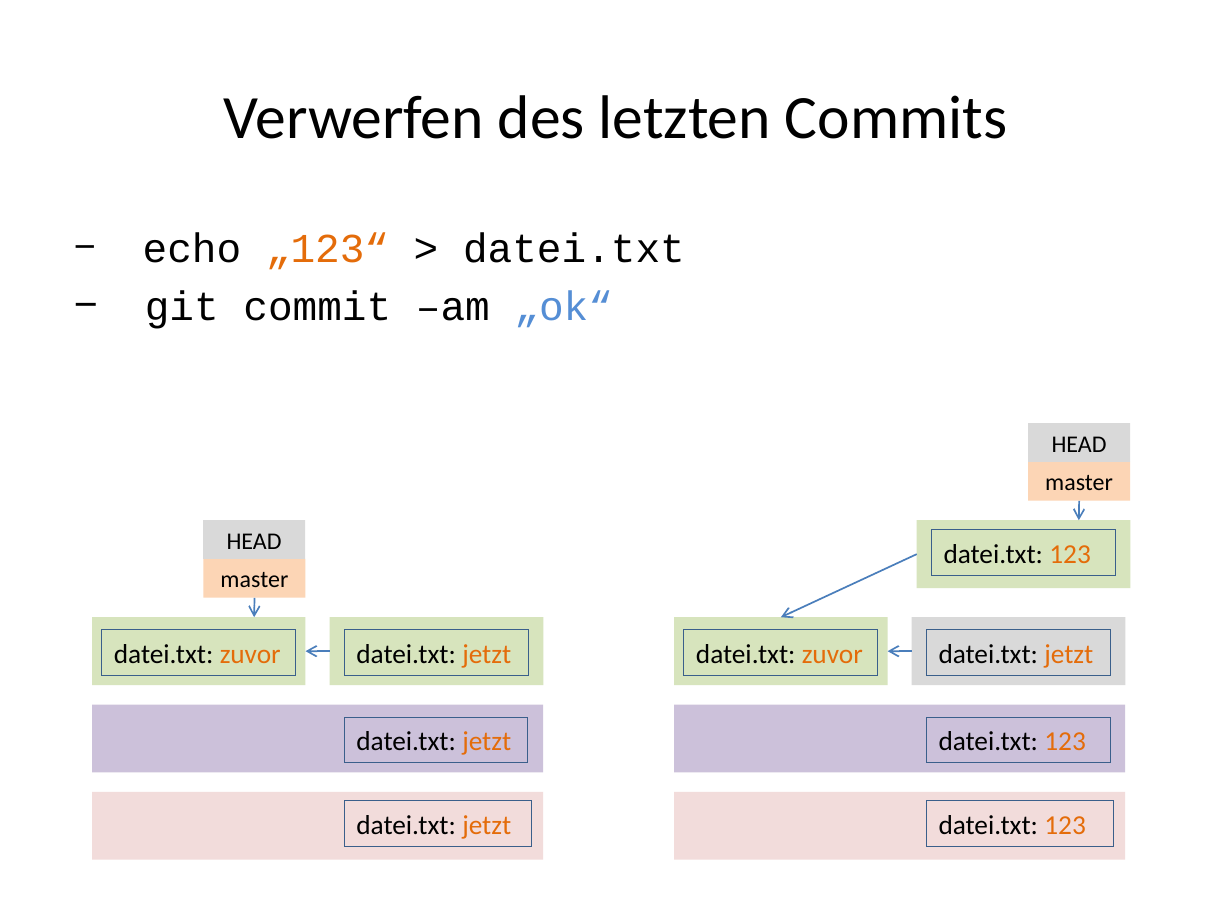
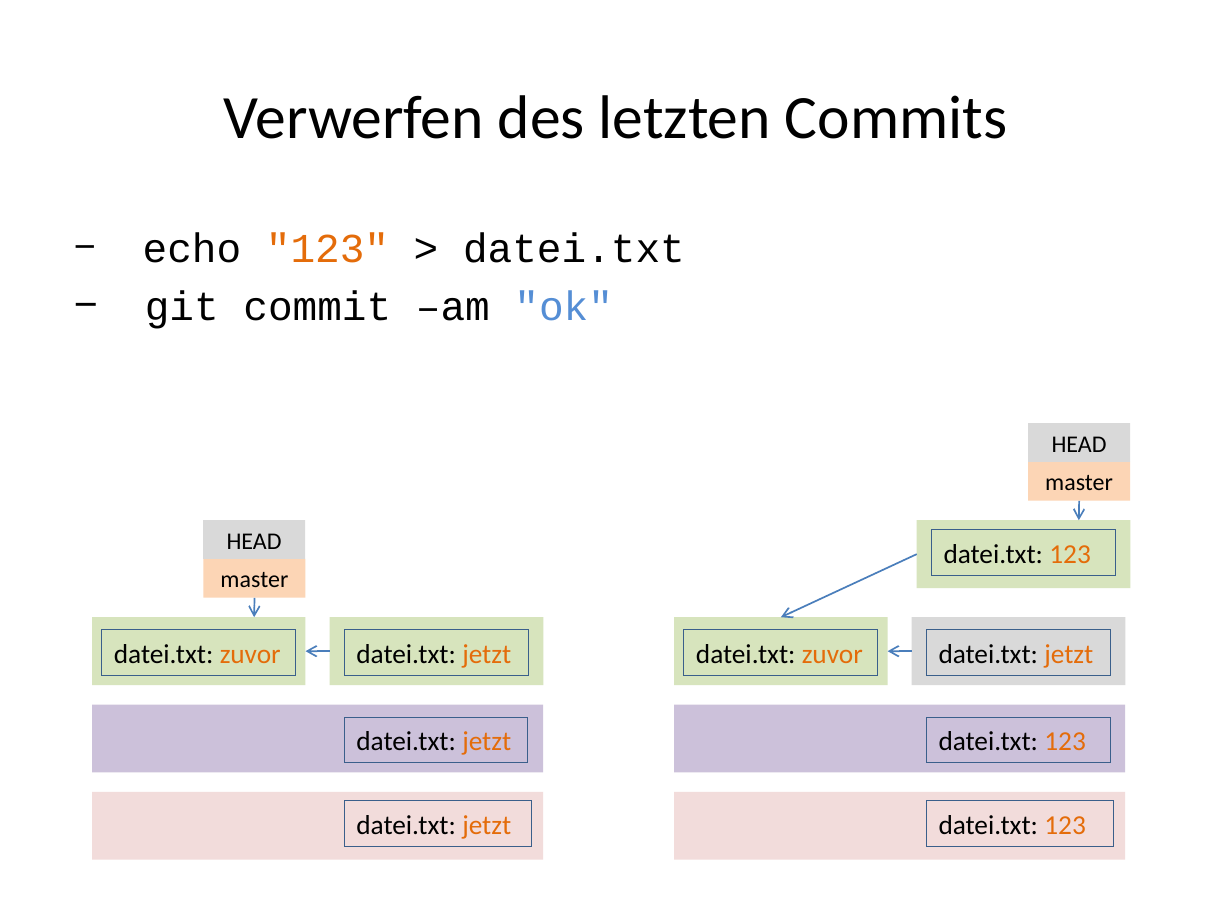
Before and after one commit to kotlincook/gitplayground, a slide deck: slide 22 of GIT.pptx (slide 19 before the commit). Drawn at 1232x924 pixels with LibreOffice and Linux fonts; fonts in the diff are those of the drawing. Boxes give left, top, right and bottom in pixels: in the first picture for what was removed or moved away, otherwise in the second. Text is boxed around its words. In the diff, an @@ line names an element or a change of style, - is before the commit and + after.

```diff
--- a/GIT.pptx
+++ b/GIT.pptx
@@ text at (x1=143, y1=233, x2=685, y2=329): text changed @@
-− echo „123“ > datei.txt
-− git commit –am „ok“
+− echo "123" > datei.txt
+− git commit –am "ok"
```
Also in this commit, not shown: 22 other slides changed, 11 slides added, 1 other file.
